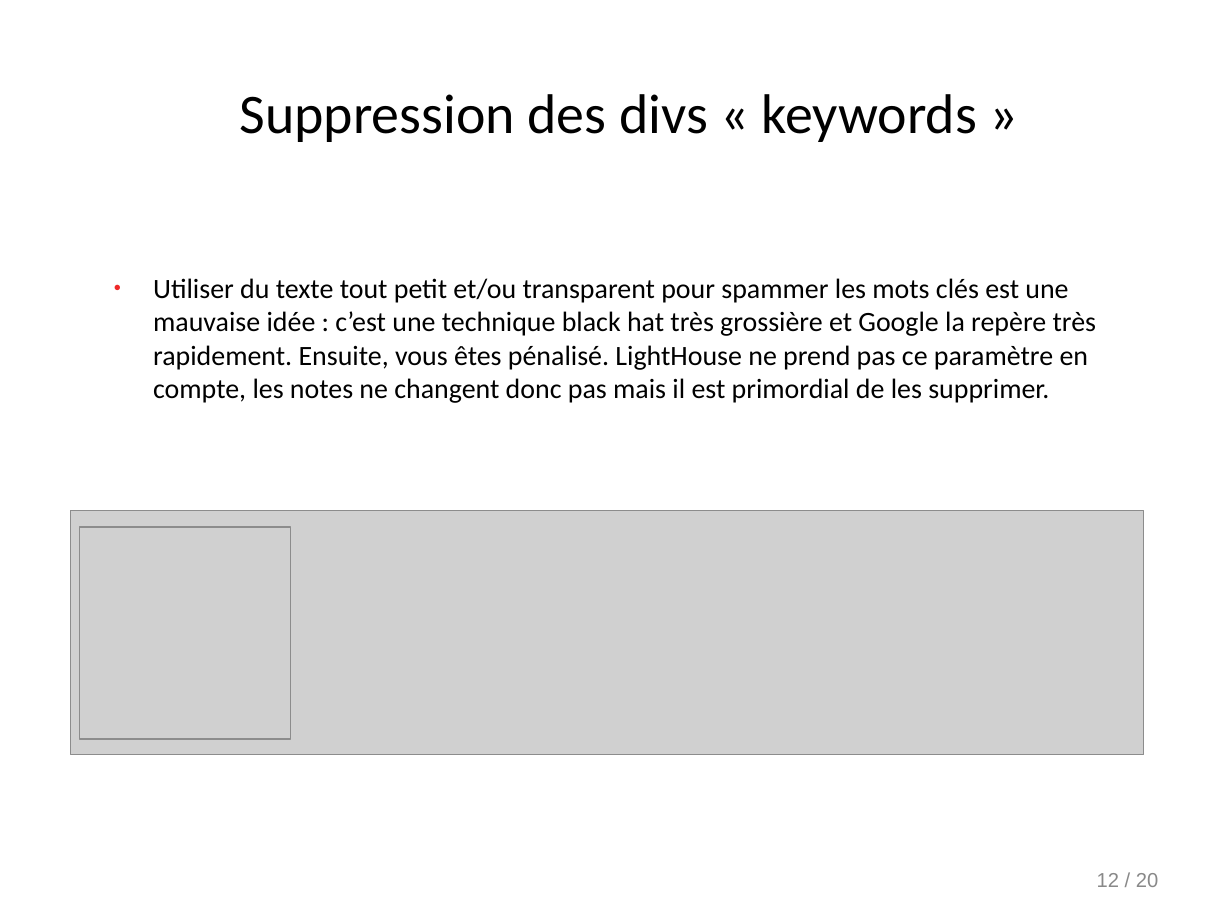
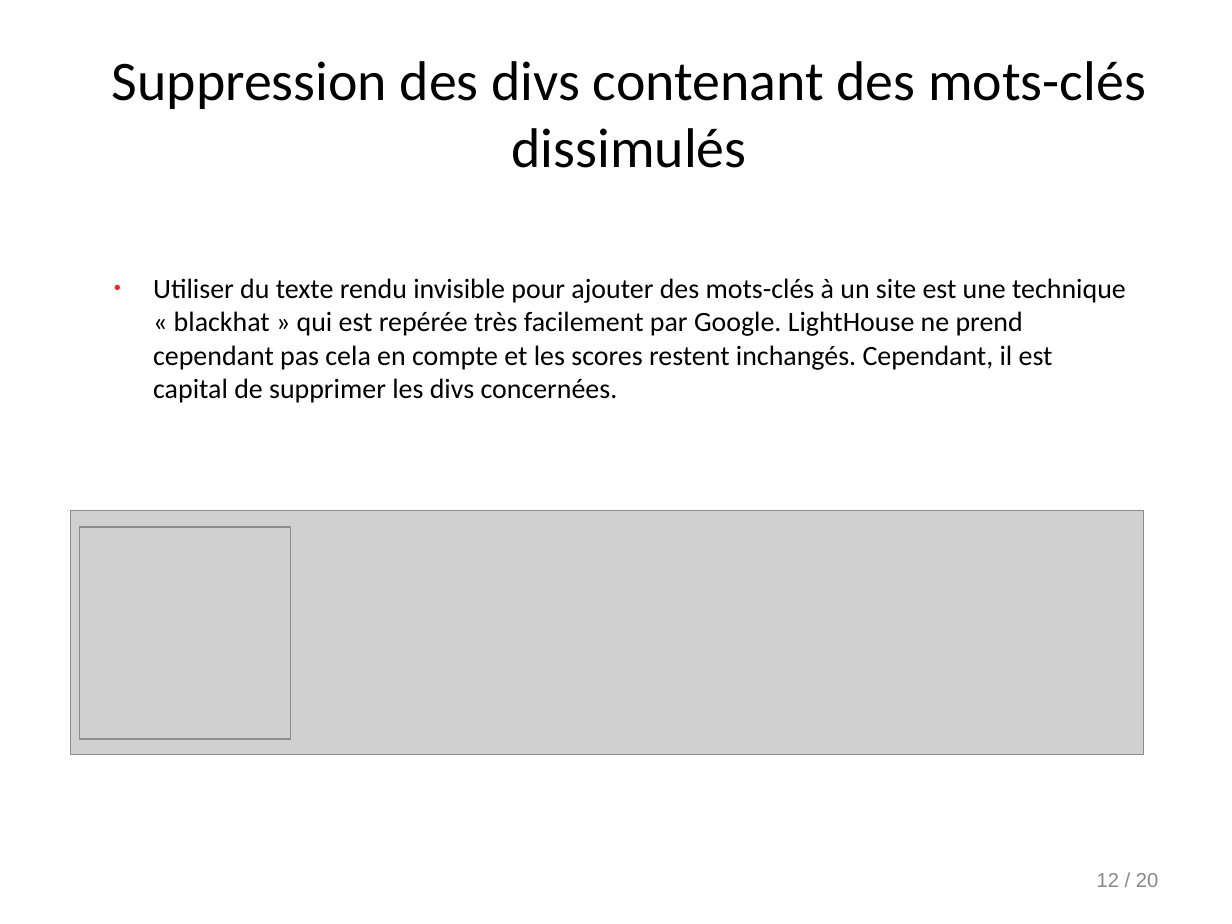
Before and after one commit to Doppler123/OPC_P4_La_Panthere, a slide deck: slide 12 of audit/Rapport.odp. Drawn at 1232x924 pixels with LibreOffice and Linux fonts; fonts in the diff are those of the drawing; grey boxes stand for pictures. Boxes give left, top, right and bottom in pixels: in the first picture for what was removed or moved away, otherwise in the second. Text is boxed around its words. In the diff, an @@ line names an element or a change of style, - is before the commit and + after.

```diff
--- a/audit/Rapport.odp
+++ b/audit/Rapport.odp
@@ title at (112,61,1146,168): text changed @@
-Suppression des divs « keywords »
+Suppression des divs contenant des mots-clés dissimulés
@@ text at (153,278,1126,403): text changed @@
-● Utiliser du texte tout petit et/ou transparent pour spammer les mots clés est une mauvaise idée : c’est une technique black hat très grossière et Google la repère très rapidement. Ensuite, vous êtes pénalisé. LightHouse ne prend pas ce paramètre en compte, les notes ne changent donc pas mais il est primordial de les supprimer.
+● Utiliser du texte rendu invisible pour ajouter des mots-clés à un site est une technique « blackhat » qui est repérée très facilement par Google. LightHouse ne prend cependant pas cela en compte et les scores restent inchangés. Cependant, il est capital de supprimer les divs concernées.
```
Also in this commit, not shown: 15 other slides changed, 2 other files.
